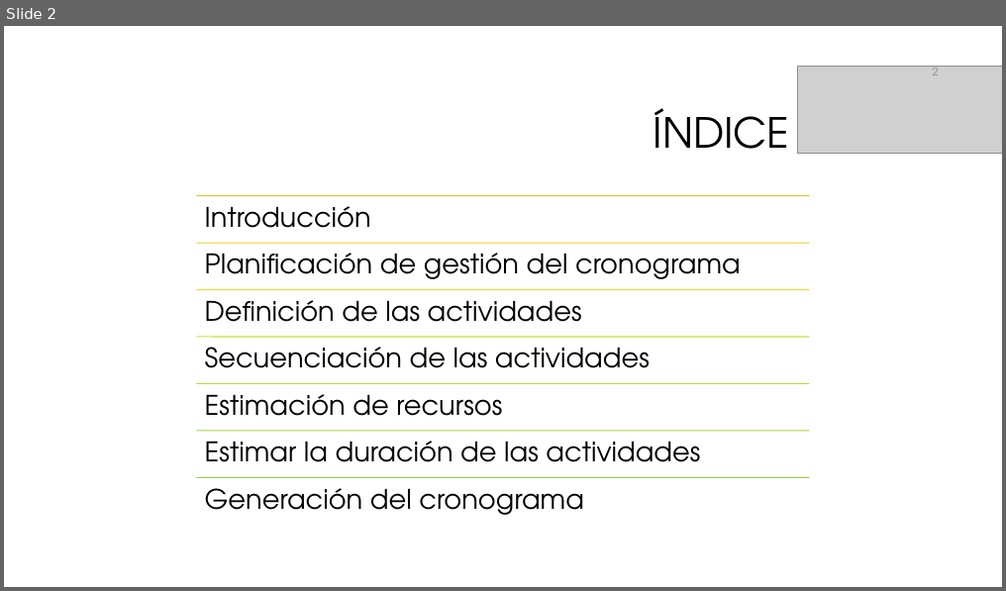
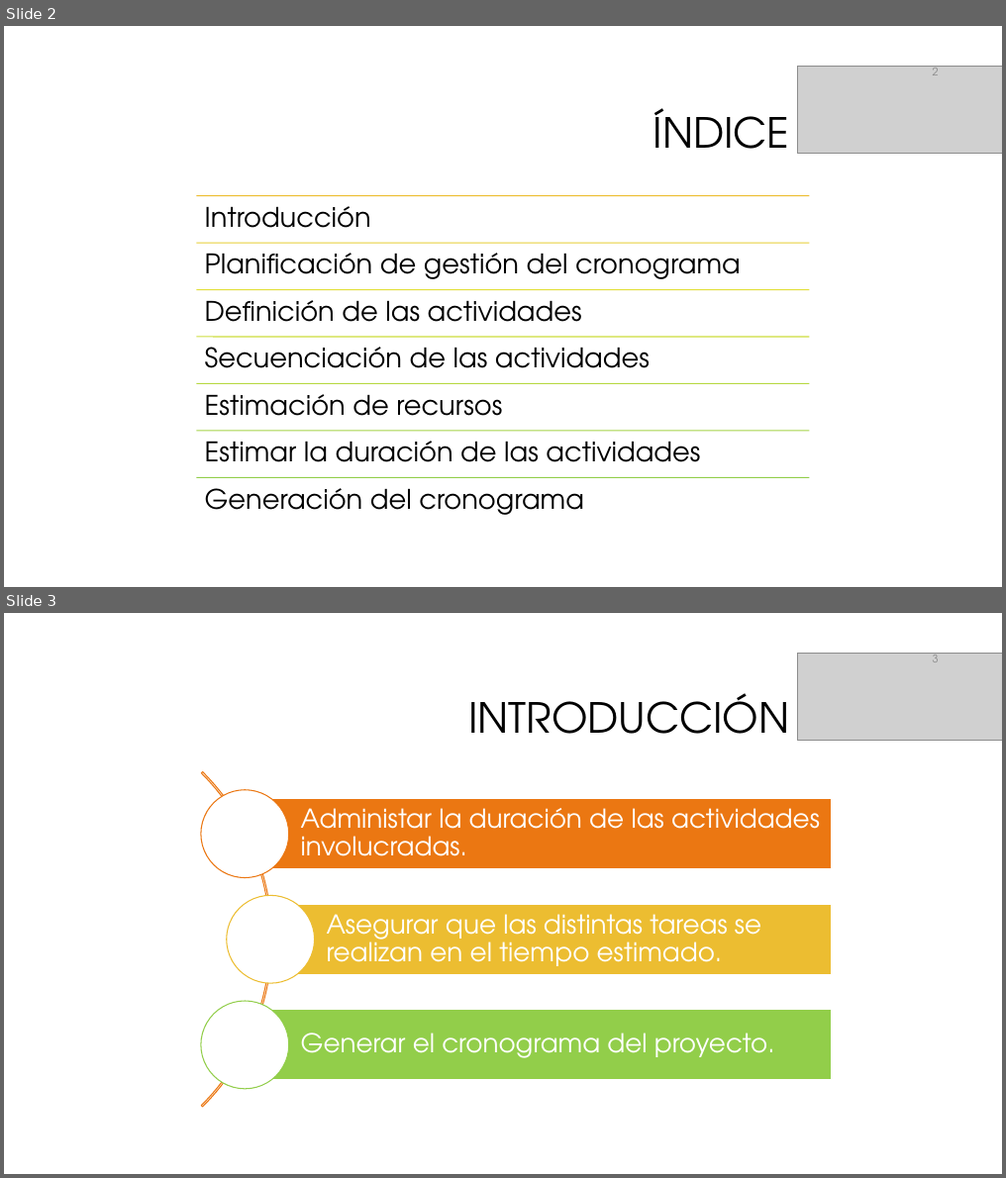
Before and after one commit to galledohm/Gestion_Proyectos, a slide deck: Documentos_generados/2.Gestion del tiempo/Presentación2.pptx. Shown one above the other, each under a label of ours: slide 2 before the commit, slides 2 and 3 after it. The pictures are 1006x591 and 1006x1178 pixels, drawn with LibreOffice and Linux fonts; fonts in the diff are those of the drawing; grey boxes stand for pictures; background and template pictures are left out. Boxes give left, top, right and bottom in pixels: in the first picture for what was removed or moved away, otherwise in the second. Text is boxed around its words. In the diff, an @@ line names an element or a change of style, - is before the commit and + after.

Commit message:
Presentacion gestion del tiempo

```diff
--- a/Documentos_generados/2.Gestion del tiempo/Presentación2.pptx
+++ b/Documentos_generados/2.Gestion del tiempo/Presentación2.pptx
@@ slide 3 added at (x1=4, y1=613, x2=1002, y2=1174), background #FFFFFF @@
@@ picture added at (x1=798, y1=653, x2=1002, y2=741) @@
@@ page number added at (x1=933, y1=652, x2=939, y2=663), 10.5 pt, text #8C8C8C @@
+3
@@ title added at (x1=468, y1=693, x2=789, y2=734), 40 pt, text #000000 @@
+INTRODUCCIÓN
@@ group added at (x1=4, y1=703, x2=832, y2=1174): 3 rectangles, 3 texts, 3 ellipses, 1 arch (boxed as its full ring) @@
+Administar la duración de las actividades involucradas.
+Asegurar que las distintas tareas se realizan en el tiempo estimado.
+Generar el cronograma del proyecto.
```
Also in this commit, not shown: 7 other slides added, 1 slide removed.
